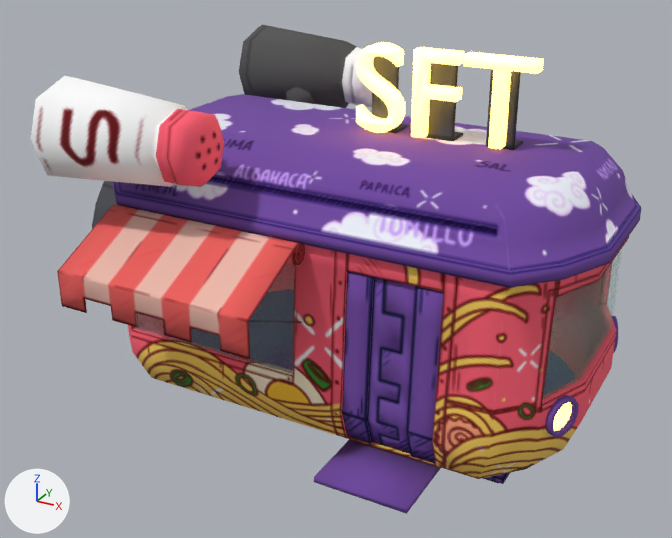
The FBX model Assets/3D Assets/Ship/ShipExterior.fbx: old version first, new version second.
Rendered twice from a 50 mm camera at (1.81, -3.28, 2.46) aimed at (-0.11, 0.2, 0.72). The axes (+X, +Y, +Z) are drawn at lower left. The lights are the same throughout. The older version comes first. Where no turn or scale is listed for an object, it has been applied to the vertices.

The first picture shows 'Bars', 'Boards', 'CoreL', 'Door.001', 'Door.002', 'Door.003', 'Door.004', 'Holders', 'Luces', 'MPeper', 'MSalt', 'Motor', 'Nave', 'Rampa', 'Roll', 'SFT', 'Techo.001', 'Toldo', 'Window1', 'Window2'.
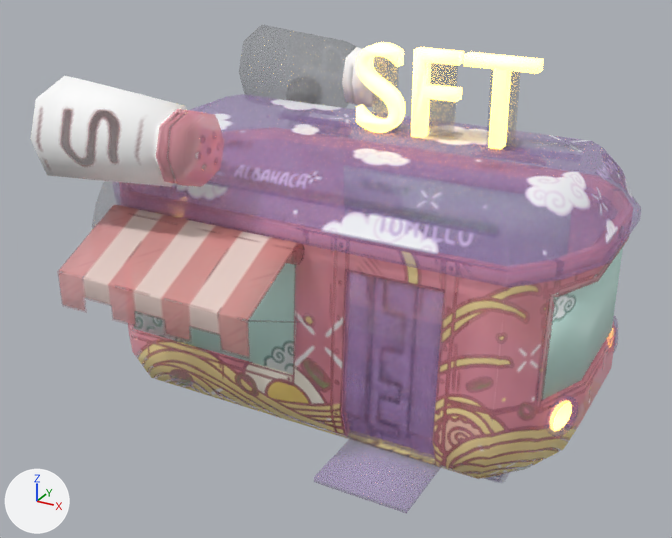
Commit message: ship update

Changed parts and their boxes (x1, y1, x2, y2) in the pictures (672 x 538 px):
'Nave', surface changed: (128, 237, 629, 479) in both
'Techo.001', surface changed: (172, 99, 636, 262) in both
'Toldo', surface changed: (59, 205, 298, 355) in both
'MSalt', surface changed (red to pink): (34, 106, 224, 187) in both
'Window3', surface changed: (343, 165, 571, 266) in both
'Window1', surface changed (lighter): (134, 263, 295, 374) in both
'MPeper', surface changed, moved: before (239, 24, 372, 108); after (342, 47, 387, 107)
'Window2', surface changed (brown to grey): (543, 247, 623, 399) in both
'Rampa', surface changed: (314, 439, 441, 514) in both
'Door.003', surface changed: (407, 286, 444, 464) in both
'Door.004', surface changed: (342, 271, 374, 444) in both
'Door.001', surface changed: (378, 279, 417, 454) in both
'Holders', surface changed: (372, 56, 523, 150) in both
'Door.002', surface changed: (367, 277, 403, 445) in both
'Roll', surface changed: (109, 210, 305, 265) in both
'Motor', surface changed: (92, 181, 117, 229) in both
'CoreL', surface changed: (286, 87, 315, 104) in both
'Boards', surface changed: (484, 472, 511, 484) in both
'Bars', surface changed: (249, 320, 302, 323) in both

Edits to the bpy script that builds the scene:
```text
Change img_t_ship_png:
    img_t_ship_png: load_image('T_Ship.png', '../../Animation/Ship/T_Ship.png', 4096, 4096, 'sRGB') -> load_image('T_Ship.png', '../../Animation/Ship/T_Ship.png', 4096, 4096, 'Non-Color')
Change mat_m_ship:
    add n3 = _N.new('ShaderNodeTexImage'); n3.name = 'Image Texture.001'
    add n3.image = img_t_ship_png
    where n0 = _N.new('ShaderNodeBsdfPrincipled'); n0.name = 'Principled BSDF'
    add _L.new(n3.outputs[0], n0.inputs[4])  # 'Color' to 'Alpha'
Change mat_m_windows:
    where n0 = _N.new('ShaderNodeBsdfPrincipled'); n0.name = 'Principled BSDF'
    remove n0.inputs[4].default_value = 0.1  # 'Alpha'
    add n3 = _N.new('ShaderNodeTexImage'); n3.name = 'Image Texture.001'
    add n3.image = img_t_ship_png
    add _L.new(n3.outputs[0], n0.inputs[4])  # 'Color' to 'Alpha'
```
